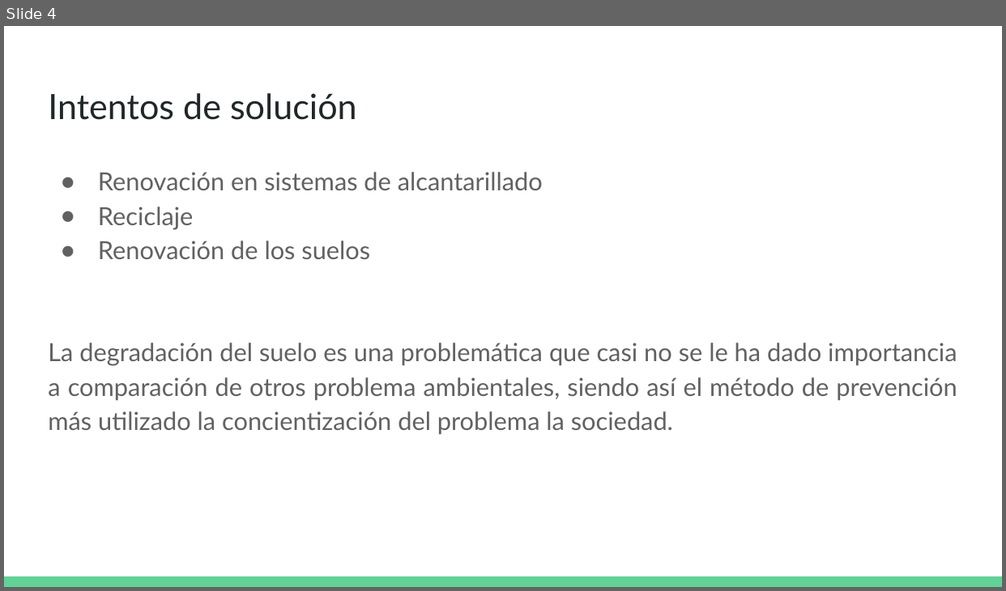
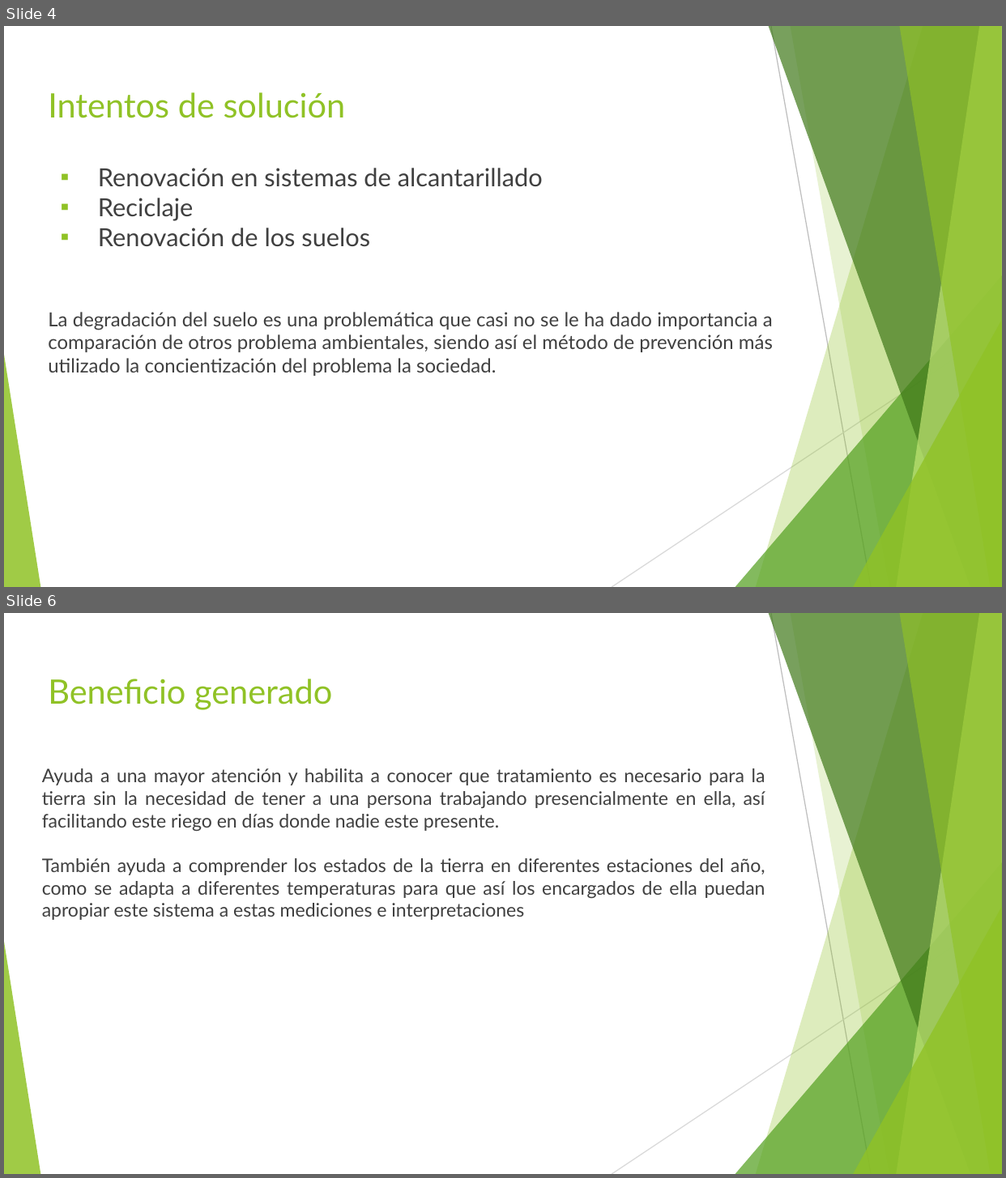
Before and after one commit to themanfred/trabajoFinalG7, a slide deck: Problema medioambiental.pptx. Shown one above the other, each under a label of ours: slide 4 before the commit, slides 4 and 6 after it; the slides between them are not shown. The pictures are 1006x591 and 1006x1178 pixels, drawn with LibreOffice and Linux fonts; fonts in the diff are those of the drawing. Boxes give left, top, right and bottom in pixels: in the first picture for what was removed or moved away, otherwise in the second. Text is boxed around its words. In the diff, an @@ line names an element or a change of style, - is before the commit and + after.

Commit message:
Agregar formato, referencias y beneficio de solucion a ppt

```diff
--- a/Problema medioambiental.pptx
+++ b/Problema medioambiental.pptx
@@ slide 6 added at (x1=4, y1=613, x2=1002, y2=1174), background #FFFFFF; not listed: 10 template elements that a slide beside it also shows @@
@@ title added at (x1=48, y1=679, x2=332, y2=710), 24.3 pt, text #90C226 @@
+Beneficio generado
@@ text added at (x1=42, y1=769, x2=765, y2=920), 13.5 pt, text #404040 @@
+Ayuda a una mayor atención y habilita a conocer que tratamiento es necesario para la tierra sin la necesidad de tener a una persona trabajando presencialmente en ella, así facilitando este riego en días donde nadie este presente.
+También ayuda a comprender los estados de la tierra en diferentes estaciones del año, como se adapta a diferentes temperaturas para que así los encargados de ella puedan apropiar este sistema a estas mediciones e interpretaciones
@@ slide 4 changed as well @@
@@ title "Intentos de solución" at (x1=48, y1=92, x2=346, y2=118): size 25.2 to 24.3 pt, text colour #202729 to #90C226 @@
@@ text "Renovación en sistemas de alcantarillado" at (x1=48, y1=168, x2=773, y2=376): text colour #616161 to #404040; size 18 to 14 pt in "La degradación del suelo es una problemática ..."; bullet ● to ▪; line spacing 1.15 to 1; bullet colour #616161 to #90C226 @@
@@ group added at (x1=4, y1=26, x2=1002, y2=587): 5 freeform shapes, 3 triangles, 2 lines @@
@@ rectangle removed at (x1=4, y1=577, x2=1002, y2=587) @@
```
Also in this commit, not shown: 4 other slides changed, 1 other slide added.
